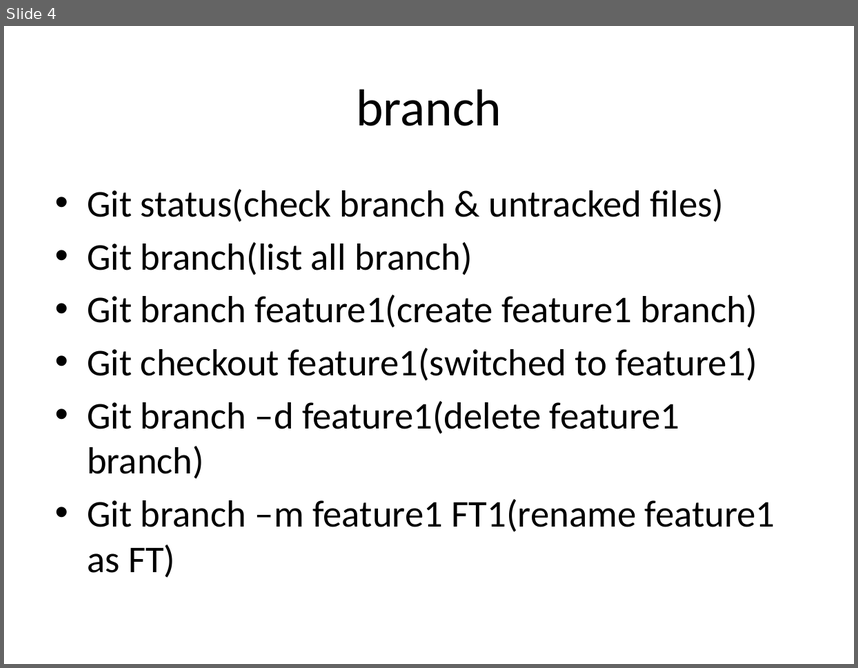
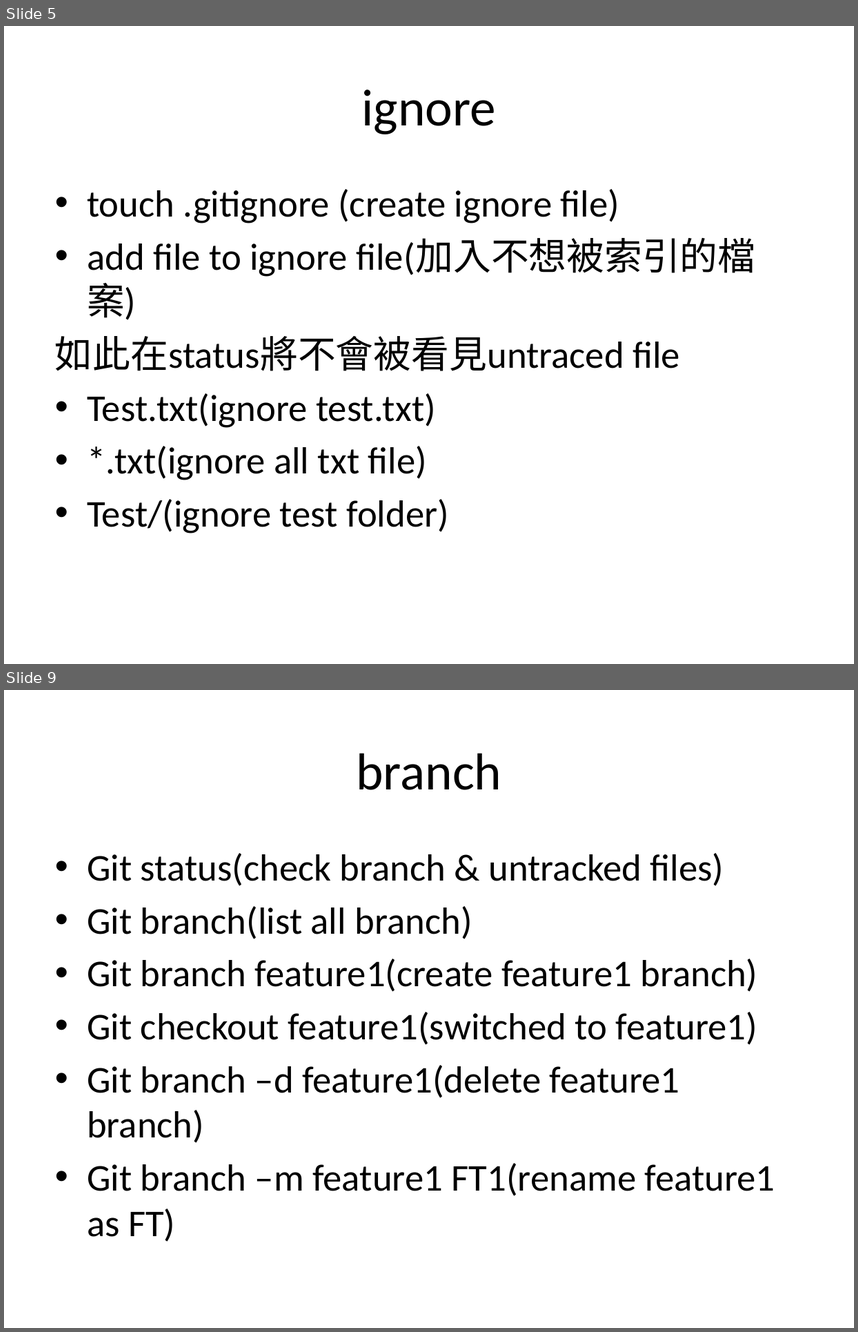
Before and after one commit to Howard0501/test, a slide deck: github_tutorial.pptx. Shown one above the other, each under a label of ours: slide 4 before the commit, slides 5 and 9 after it; the slides between them are not shown. The pictures are 858x668 and 858x1332 pixels, drawn with LibreOffice and Linux fonts; fonts in the diff are those of the drawing. Boxes give left, top, right and bottom in pixels: in the first picture for what was removed or moved away, otherwise in the second. Text is boxed around its words. In the diff, an @@ line names an element or a change of style, - is before the commit and + after.

```diff
--- a/github_tutorial.pptx
+++ b/github_tutorial.pptx
@@ slide 5 added at bbox=[4, 26, 854, 664], background #FFFFFF @@
@@ title added at bbox=[362, 89, 497, 134], 44 pt, text #000000 @@
+ignore
@@ text added at bbox=[55, 189, 755, 533], 32 pt, text #000000 @@
+• touch .gitignore (create ignore file)
+• add file to ignore file(加入不想被索引的檔案)
+如此在status將不會被看見untraced file
+• Test.txt(ignore test.txt)
+• *.txt(ignore all txt file)
+• Test/(ignore test folder)
@@ what was slide 4 is now slide 9 @@
```
Also in this commit, not shown: 1 slide changed, 6 other slides added, 1 slide removed.
